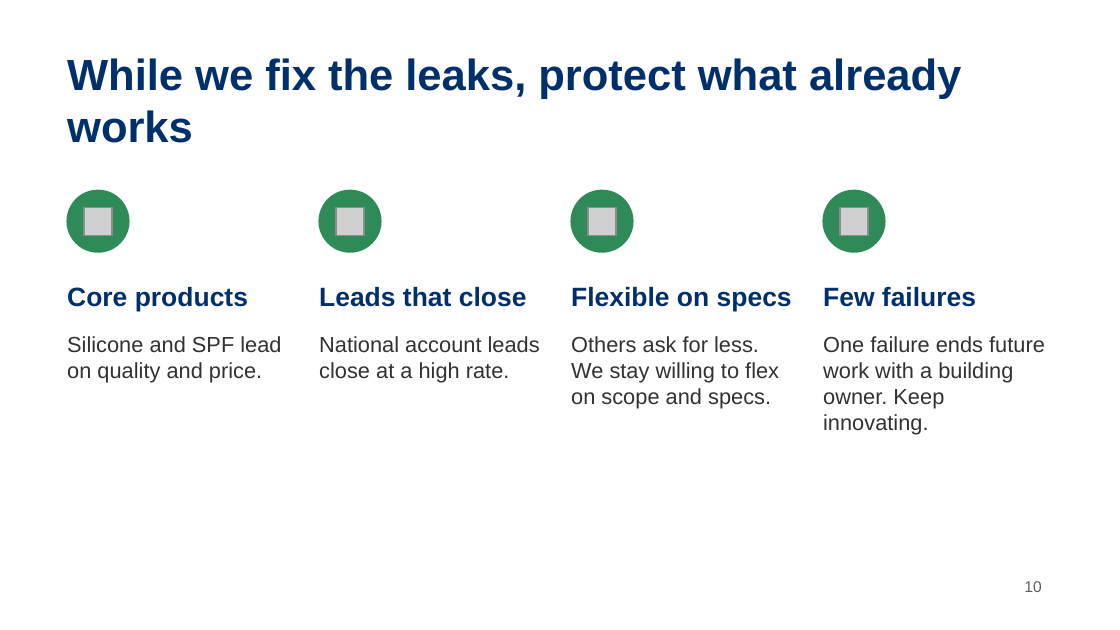
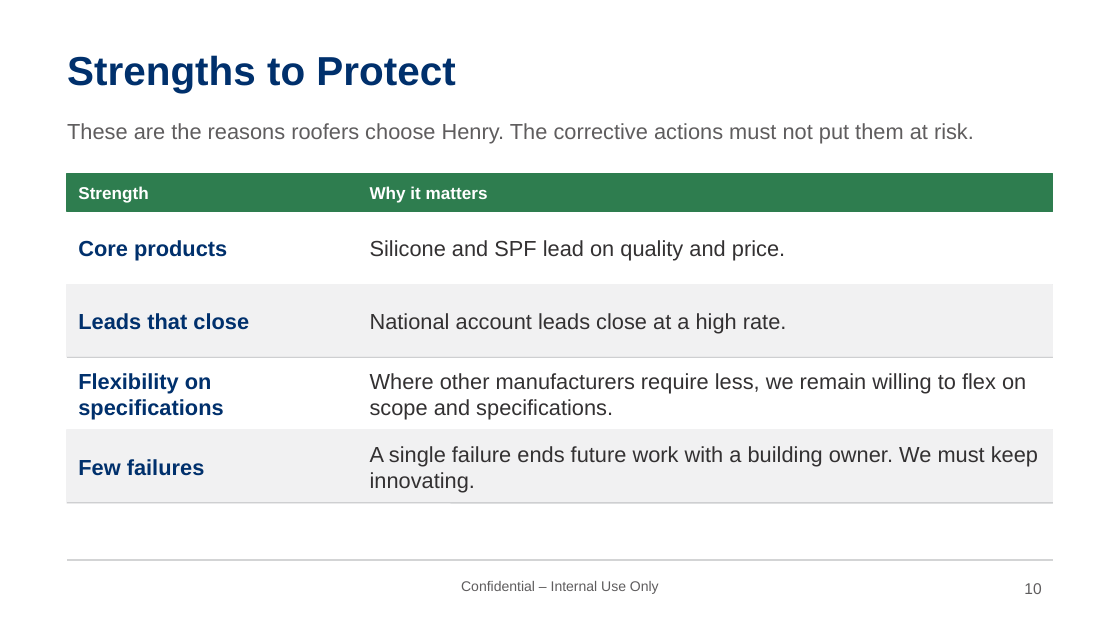
Before and after one commit to morales451/powerpoint, a slide deck: slide 10 of Leaky_Bucket.pptx. Drawn at 1120x630 pixels with LibreOffice and Linux fonts; fonts in the diff are those of the drawing; grey boxes stand for pictures; background and template pictures are left out. Boxes give left, top, right and bottom in pixels: in the first picture for what was removed or moved away, otherwise in the second. Text is boxed around its words. In the diff, an @@ line names an element or a change of style, - is before the commit and + after.

```diff
--- a/Leaky_Bucket.pptx
+++ b/Leaky_Bucket.pptx
@@ title at (67,55,455,93): text changed; size 28 to 26 pt @@
-While we fix the leaks, protect what already works
+Strengths to Protect
@@ text added at (67,123,974,144), 14 pt, text #5F5D5E @@
+These are the reasons roofers choose Henry. The corrective actions must not put them at risk.
@@ rectangle added at (67,174,1053,212), fill #2E7D4F, outline #2E7D4F 1 pt @@
@@ ellipse removed at (67,190,129,252) @@
@@ text added at (78,186,148,203), 11 pt, text #FFFFFF, bold @@
+Strength
@@ picture removed at (84,207,112,235) @@
@@ ellipse removed at (319,190,381,252) @@
@@ picture removed at (336,207,364,235) @@
@@ text added at (370,186,488,203), 11 pt, text #FFFFFF, bold @@
+Why it matters
@@ ellipse removed at (571,190,633,252) @@
@@ picture removed at (588,207,616,235) @@
@@ ellipse removed at (823,190,885,252) @@
@@ picture removed at (840,207,868,235) @@
@@ text "Core products": place and size @@
-text "Core products" at (67,286,248,312)
+text "Core products" at (78,240,227,261)
@@ text "Silicone and SPF lead on ...": place and size @@
-text "Silicone and SPF lead on ..." at (67,336,281,383)
+text "Silicone and SPF lead on ..." at (370,240,785,261)
@@ line added from (67, 284) to (1053, 284), #BCBEC0 0.5 pt @@
@@ rectangle added at (67,284,1053,357), fill #F1F1F2, outline #F1F1F2 1 pt @@
@@ text "Leads that close": place and size @@
-text "Leads that close" at (319,286,527,307)
+text "Leads that close" at (78,313,249,330)
@@ text "National account leads close at ...": place and size @@
-text "National account leads close at ..." at (319,336,540,383)
+text "National account leads close at ..." at (370,313,787,334)
@@ text removed at (571,286,792,312) @@
-Flexible on specs
@@ line added from (67, 357) to (1053, 357), #BCBEC0 0.5 pt @@
@@ vertical alignment top to middle in 4 elements at (370,313,787,334), (370,240,785,261), (370,446,1038,493), (370,373,1026,420) @@
@@ text added at (78,373,223,420), 14 pt, text #00306C, bold @@
+Flexibility on specifications
@@ text at (370,373,1026,420): text changed @@
-Others ask for less. We stay willing to flex on scope and specs.
+Where other manufacturers require less, we remain willing to flex on scope and specifications.
@@ line added from (67, 430) to (1053, 430), #BCBEC0 0.5 pt @@
@@ rectangle added at (67,430,1053,503), fill #F1F1F2, outline #F1F1F2 1 pt @@
@@ size 17 to 14 pt; vertical alignment top to middle in 3 elements at (78,240,227,261), (78,313,249,330), (78,459,205,476) @@
@@ text "Few failures": place and size @@
-text "Few failures" at (823,286,976,307)
+text "Few failures" at (78,459,205,476)
@@ text at (370,446,1038,493): text changed @@
-One failure ends future work with a building owner. Keep innovating.
+A single failure ends future work with a building owner. We must keep innovating.
@@ line added from (67, 503) to (1053, 503), #BCBEC0 0.5 pt @@
@@ line added from (67, 560) to (1053, 560), #BCBEC0 0.75 pt @@
@@ text added at (461,581,659,594), 9 pt, text #5F5D5E @@
+Confidential – Internal Use Only
```
Also in this commit, not shown: 7 other slides changed, 5 slides added, 5 slides removed, 2 other files.
